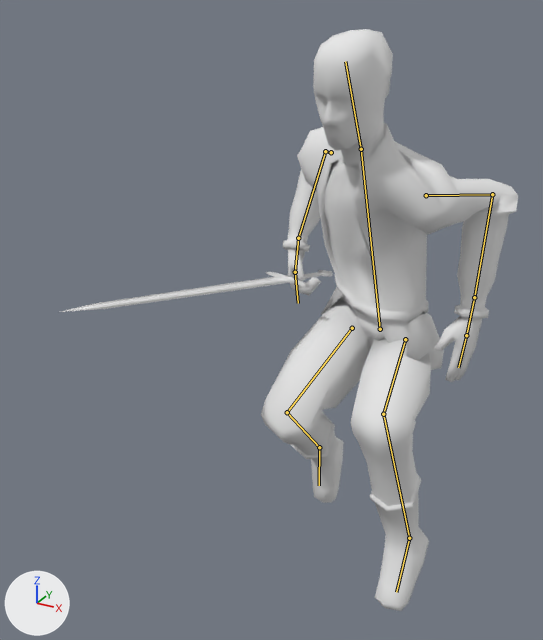
The Blender file Assets/Models/MainChar/MainCharNEW/mainChar4.blend as it was, and as the next commit left it.
Before and after are seen from a camera (50 mm lens) standing at (2.15, -5.85, 6.76) and looking at (-0.5, -1.03, 4.35). Arrows for +X, +Y and +Z are at lower left; the lights stay in place. Both versions are drawn at frame 20 of the action 'Jump'; the numbers are the values there. The bones that bend it are drawn over the model as lines.
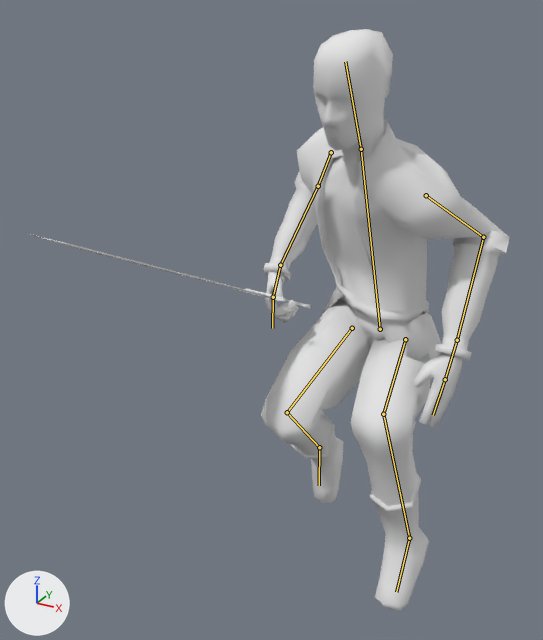
Pixel boxes [x1, y1, x2, y2] of what changed, in the pictures (543 x 640 px):
'Plane', posed
    before: [261, 29, 518, 611]
    after: [261, 29, 510, 611]
'Cube', posed (77% taller)
    before: [61, 270, 333, 312]
    after: [26, 233, 311, 308]
bone 'UpperArm.L', root to tip
    before: (426, 195) to (492, 194)
    after: (426, 195) to (483, 237)
bone 'LowerArm.L', root to tip
    before: (492, 194) to (474, 297)
    after: (483, 237) to (457, 340)
bone 'UpperArm.R', root to tip
    before: (331, 152) to (325, 151)
    after: (331, 152) to (318, 186)
bone 'LowerArm.R', root to tip
    before: (325, 151) to (298, 238)
    after: (318, 186) to (280, 265)

What the commit changed:
Bone 'UpperArm.L' (bone_upperarm_l) turns from (-77, 21, -88) to (-48, 34, -59) degrees about its own x, y and z.
Bone 'LowerArm.L' (bone_lowerarm_l) turns from (-56, -3, 101) to (-52, -11, 96) degrees about its own x, y and z.
Bone 'UpperArm.R' (bone_upperarm_r) turns from (32, -28, -2) to (10, -10, -9) degrees about its own x, y and z.
Bone 'LowerArm.R' (bone_lowerarm_r) turns from (-19, 39, 86) to (-25, 33, 71) degrees about its own x, y and z.
